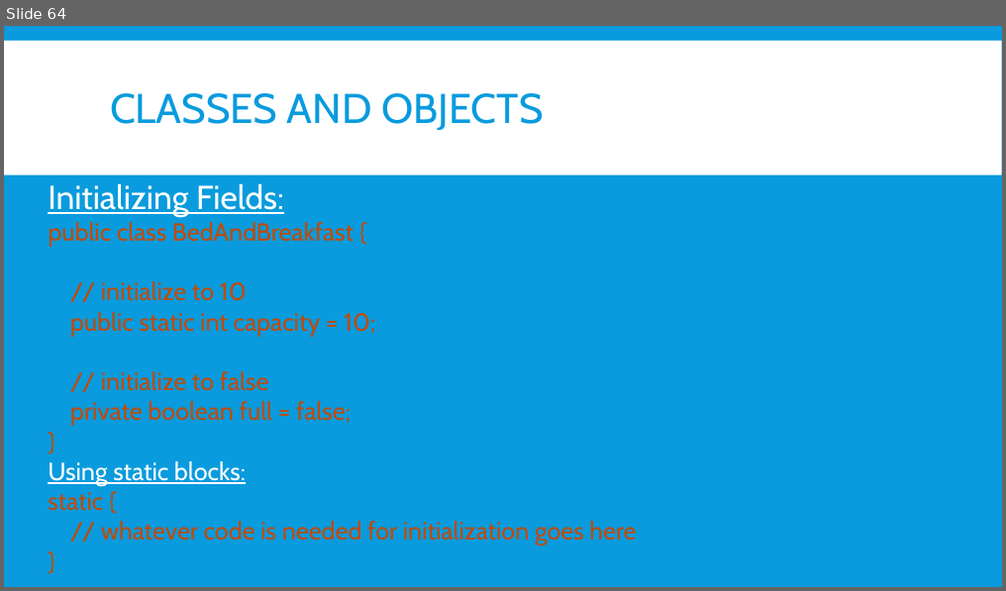
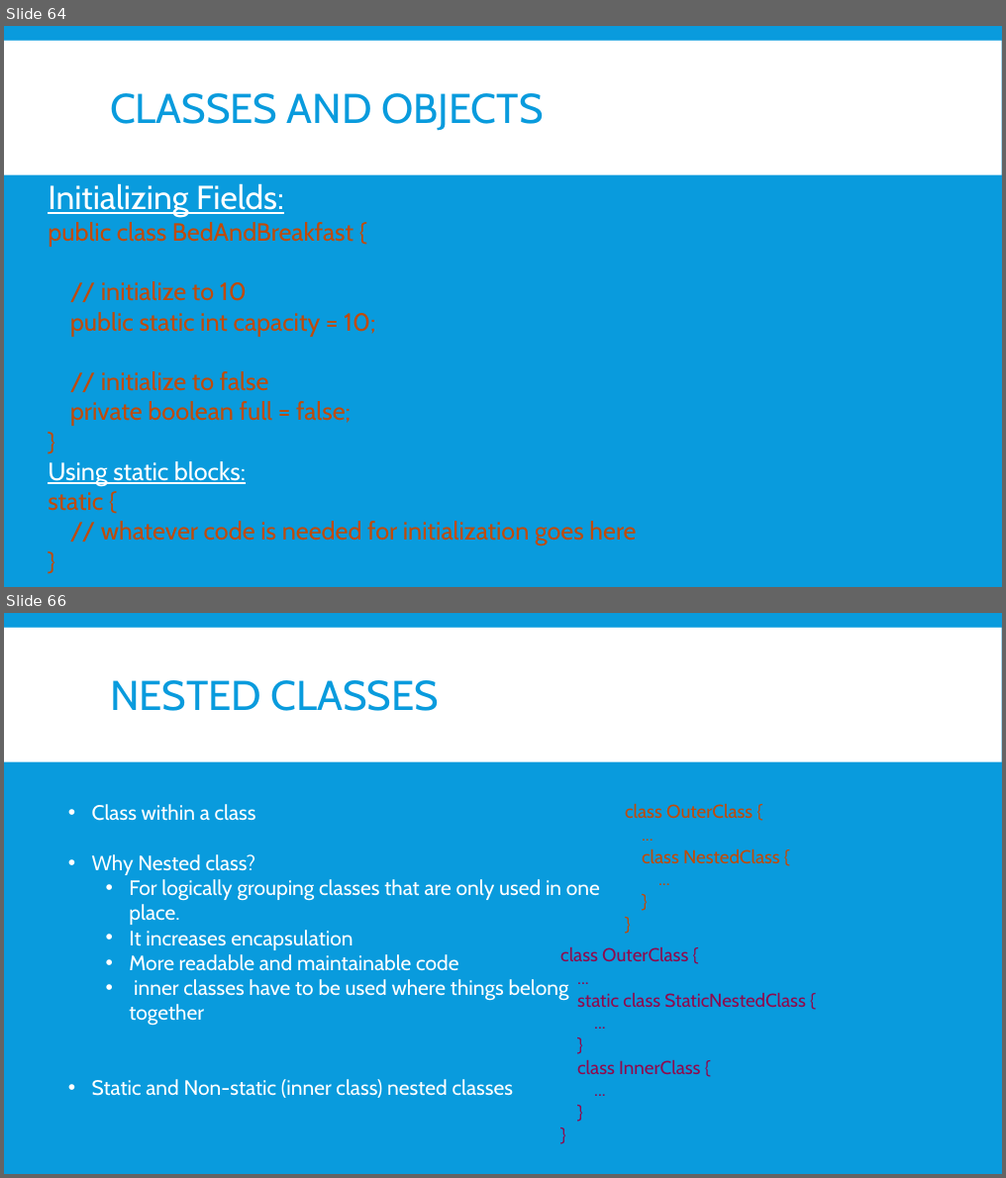
Before and after one commit to nmsgit1234/TechnicalDocs, a slide deck: training/core_java/core_java.pptx. Shown one above the other, each under a label of ours: slide 64 before the commit, slides 64 and 66 after it; the slides between them are not shown. The pictures are 1006x591 and 1006x1178 pixels, drawn with LibreOffice and Linux fonts; fonts in the diff are those of the drawing. Boxes give left, top, right and bottom in pixels: in the first picture for what was removed or moved away, otherwise in the second. Text is boxed around its words. In the diff, an @@ line names an element or a change of style, - is before the commit and + after.

```diff
--- a/training/core_java/core_java.pptx
+++ b/training/core_java/core_java.pptx
@@ slide 66 added at (4,613,1002,1174), background #099BDD; not listed: 1 template element that a slide beside it also shows @@
@@ title added at (110,680,439,711), 40 pt, text #099BDD @@
+NESTED CLASSES
@@ text added at (92,804,600,1098), 20 pt, text #FFFFFF @@
+• Class within a class
+• Why Nested class?
+  • For logically grouping classes that are only used in one place.
+  • It increases encapsulation
+  • More readable and maintainable code
+  • inner classes have to be used where things belong together
+• Static and Non-static (inner class) nested classes
@@ text added at (625,804,780,864), 18 pt, text #C14A08 @@
+class OuterClass {
+...
+class NestedClass {
+...
+}
+}
@@ text added at (560,948,805,1074), 18 pt, text #8F0A4D @@
+class OuterClass {
+...
+static class StaticNestedClass {
+...
+}
+class InnerClass {
+...
+}
+}
```
Also in this commit, not shown: 2 slides changed, 16 other slides added, 9 other files.
